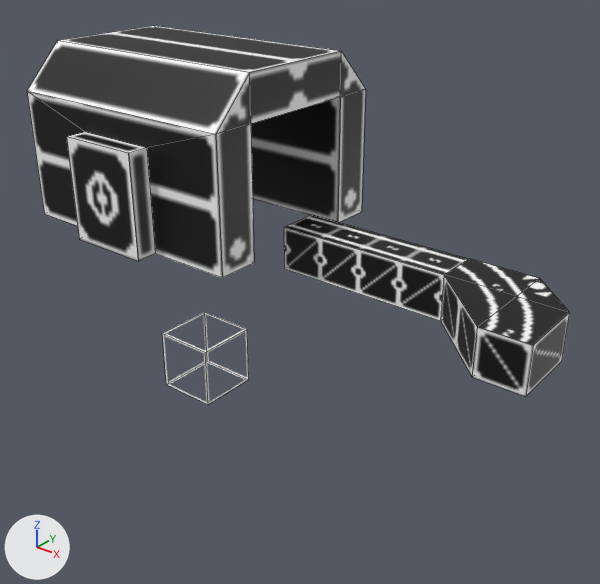
The FBX model Assets/02.Texture/Objects/Objects.fbx, before and after one commit.
Both versions are drawn from a 50 mm camera at (4.46, -4.3, 3.59) aimed at (-0.19, 1.52, -0.02). Every picture has the same lights, and +X, +Y and +Z are marked at lower left. Mesh edges are drawn as thin lines. Where no turn or scale is listed for an object, it has been applied to the vertices.

Objects in the first picture: 'Block', 'Rail.001', 'Rail.002', 'Tunnel'.
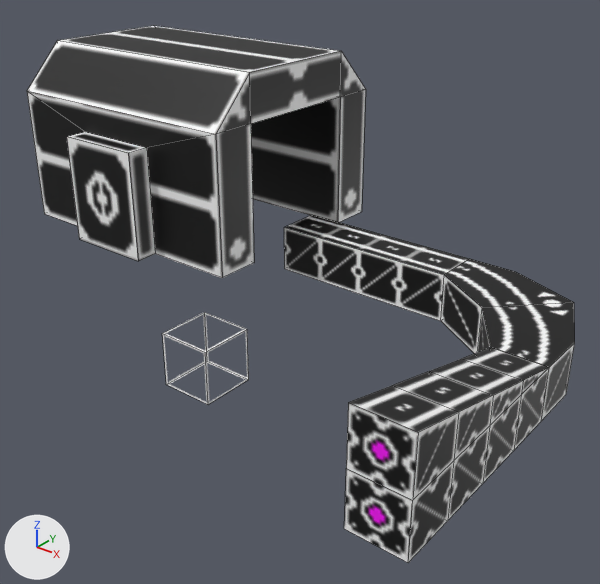
Where the change shows, as pixel boxes (x1, y1, x2, y2) in the pictures (600 x 584 px):
'Rail.003', added
    after: (344, 348, 549, 563)
'Rail.002', reshaped, moved (17% taller)
    before: (441, 259, 570, 397)
    after: (441, 259, 575, 421)

What the commit changed:
Picture 'Rail.003.png' (img_rail_003_png) is new.
Material 'Rail.003' (mat_rail_003) is new.
Its texture is img_rail_003_png (with its transparency).
me_rail_002 is used by ob_rail_002; location (2.0, 2.5, 0.0).
me_rail_002 had 14 vertices, 14 faces and spanned x -1.0..0.25, y -1.0..0.25, z -0.25..0.25.
me_rail_002 now has 16 vertices, 12 faces and spans x -1.25..0.25, y -1.25..0.25, z -0.25..0.25.
me_rail_002 part 1: the whole mesh is rebuilt.
Mesh me_rail_003 is new.
It has 28 vertices, 27 faces and spans x -0.25..0.25, y -1.0..1.0, z -0.25..0.75.
It uses material mat_rail_003 (picture img_rail_003_png).
Object 'Rail.002' (ob_rail_002) moves from (2.0, 2.5, 0.0) to (2.25, 2.5, 0.0).
Object 'Rail.003' (ob_rail_003) is new; it shows me_rail_003.
Its location is (2.25, 0.25, 0.0).
